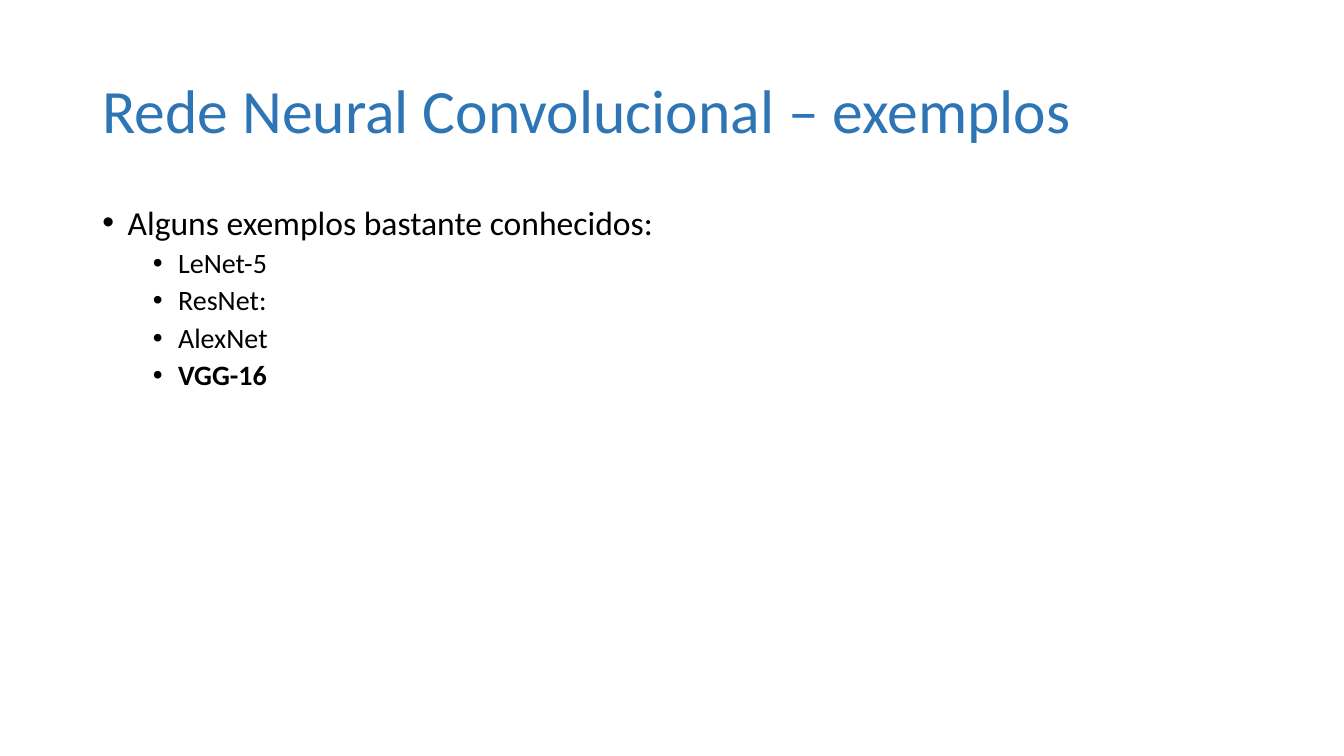
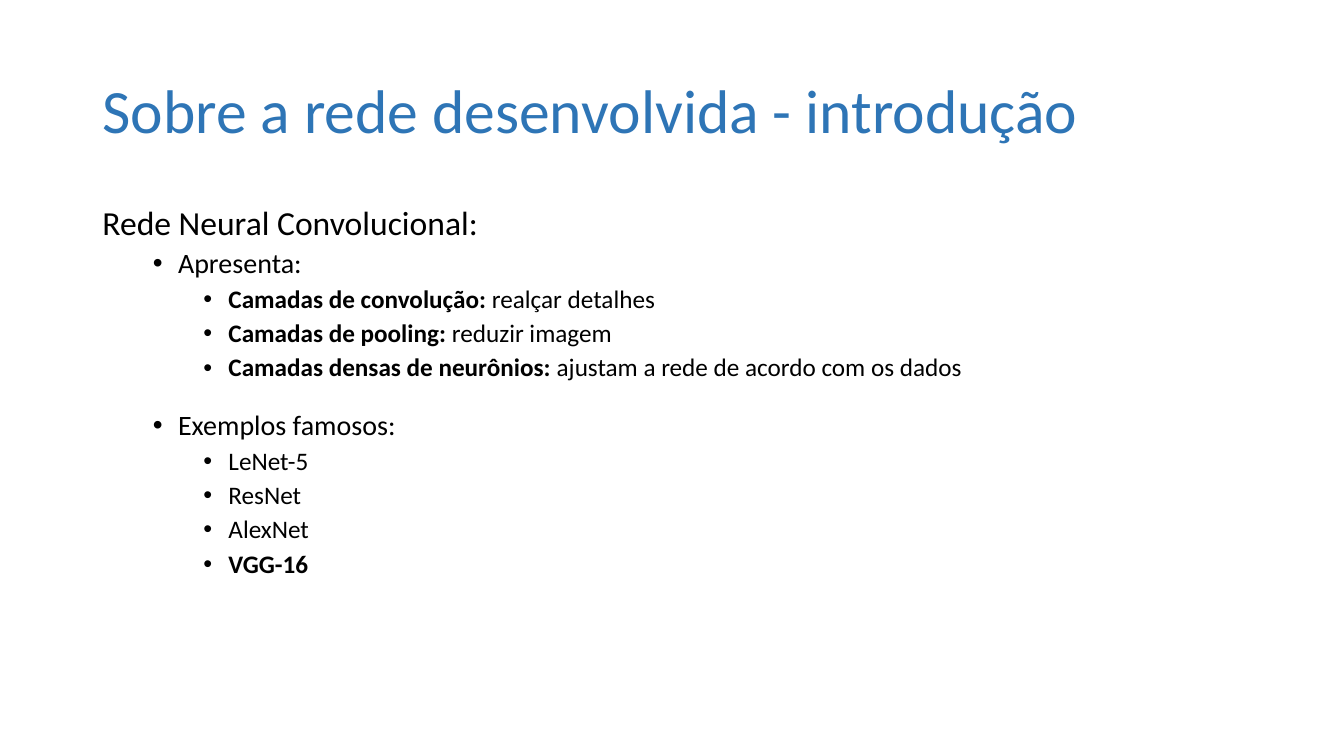
Before and after one commit to ViniPilan/avc-modeling, a slide deck: slide 11 of avc-images/apresentação II.pptx. Drawn at 1344x756 pixels with LibreOffice and Linux fonts; fonts in the diff are those of the drawing. Boxes give left, top, right and bottom in pixels: in the first picture for what was removed or moved away, otherwise in the second. Text is boxed around its words. In the diff, an @@ line names an element or a change of style, - is before the commit and + after.

```diff
--- a/avc-images/apresentação II.pptx
+++ b/avc-images/apresentação II.pptx
@@ title at (x1=102, y1=90, x2=1078, y2=144): text changed @@
-Rede Neural Convolucional – exemplos
+Sobre a rede desenvolvida - introdução
@@ text at (x1=102, y1=211, x2=962, y2=440): text changed; size 24 to 18 pt @@
-• Alguns exemplos bastante conhecidos:
+Rede Neural Convolucional:
+  • Apresenta:
+    • Camadas de convolução: realçar detalhes
+    • Camadas de pooling: reduzir imagem
+    • Camadas densas de neurônios: ajustam a rede de acordo com os dados
+  • Exemplos famosos:
@@ text at (x1=228, y1=453, x2=308, y2=574): size 20 to 18 pt in "LeNet-5", "AlexNet", "VGG-16"; list level 2 to 3 in "LeNet-5"; list level 2 to 3 in "AlexNet"; list level 2 to 3 in "VGG-16" @@
@@ text at (x1=228, y1=487, x2=301, y2=505): text changed; size 20 to 18 pt @@
-  • ResNet:
+    • ResNet
```
Also in this commit, not shown: 3 other slides changed, 2 slides added, 1 slide removed.
